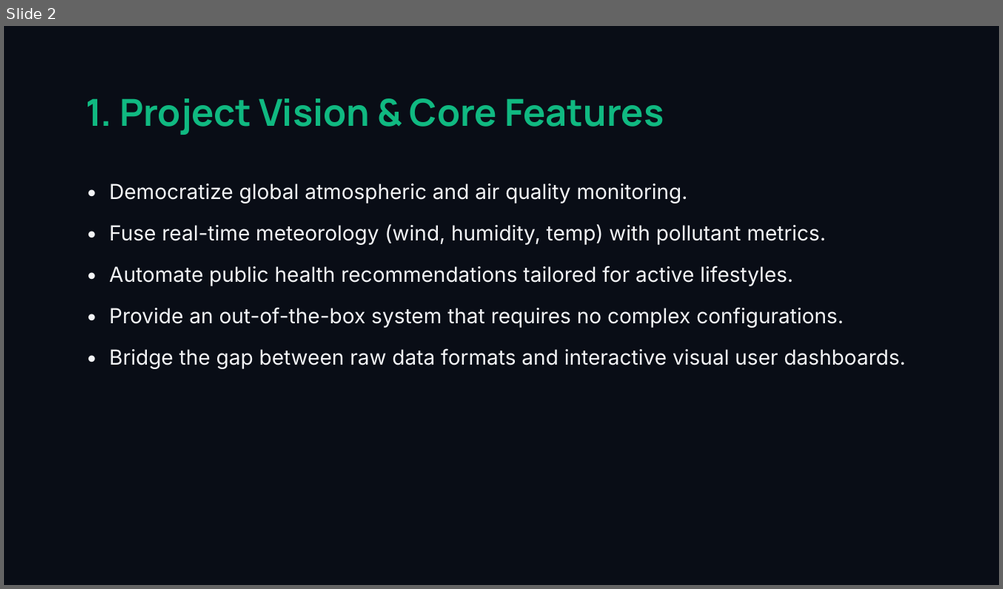
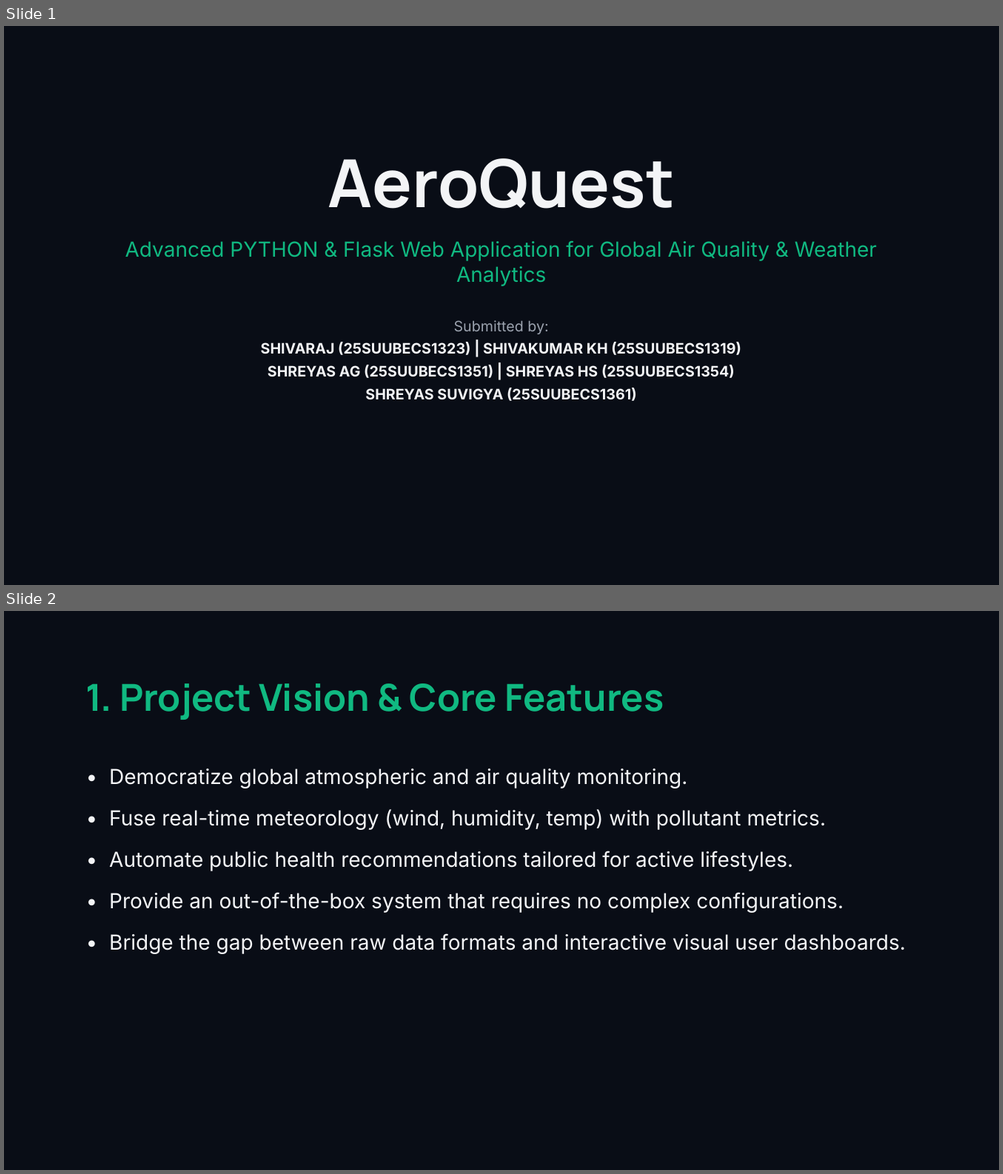
Before and after one commit to Shivaraj519/AeroQuest, a slide deck: AeroQuest_Presentation.pptx. Shown one above the other, each under a label of ours: slide 2 before the commit, slides 1 and 2 after it. The pictures are 1003x589 and 1003x1174 pixels, drawn with LibreOffice and Linux fonts; fonts in the diff are those of the drawing. Boxes give left, top, right and bottom in pixels: in the first picture for what was removed or moved away, otherwise in the second. Text is boxed around its words. In the diff, an @@ line names an element or a change of style, - is before the commit and + after.

Commit message:
Generate final AeroQuest PowerPoint presentation with 5 students and PYTHON highlights

```diff
--- a/AeroQuest_Presentation.pptx
+++ b/AeroQuest_Presentation.pptx
@@ slide 1 added at (4, 26, 999, 585), background #090D16 @@
@@ text added at (125, 158, 876, 401), 14 pt, text #F3F4F6, bold @@
+AeroQuest
+Advanced PYTHON & Flask Web Application for Global Air Quality & Weather Analytics
+Submitted by:
+SHIVARAJ (25SUUBECS1323) | SHIVAKUMAR KH (25SUUBECS1319)
+SHREYAS AG (25SUUBECS1351) | SHREYAS HS (25SUUBECS1354)
+SHREYAS SUVIGYA (25SUUBECS1361)
```
Also in this commit, not shown: 1 slide changed, 1 slide removed, 1 other file.
